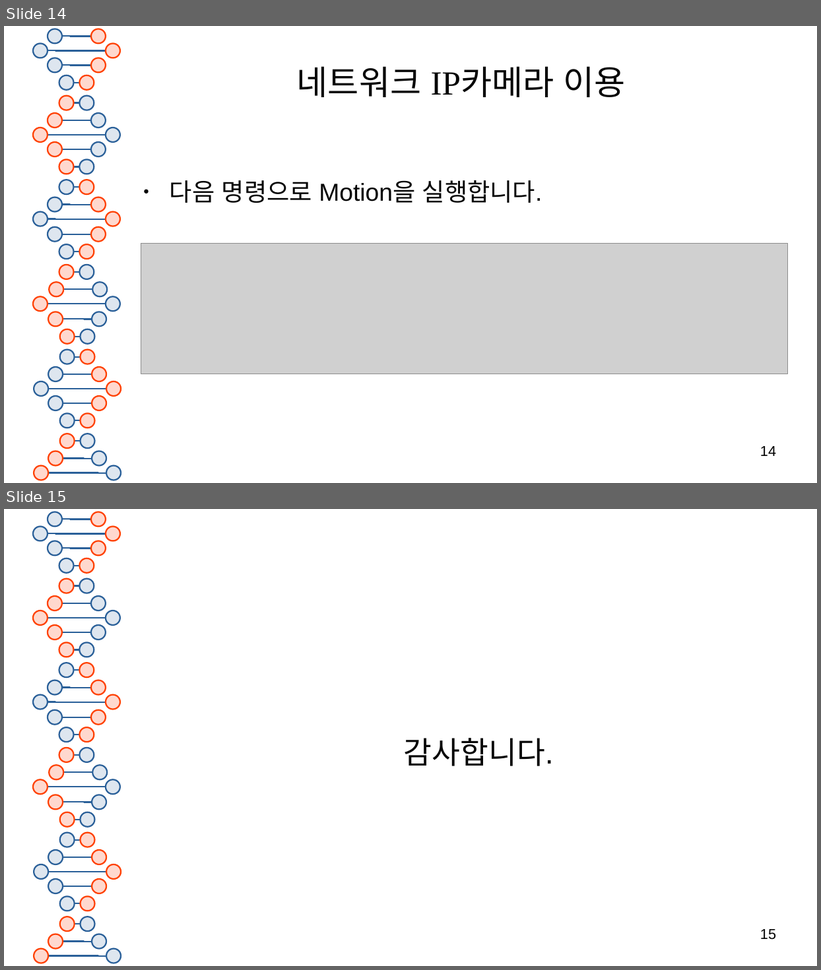
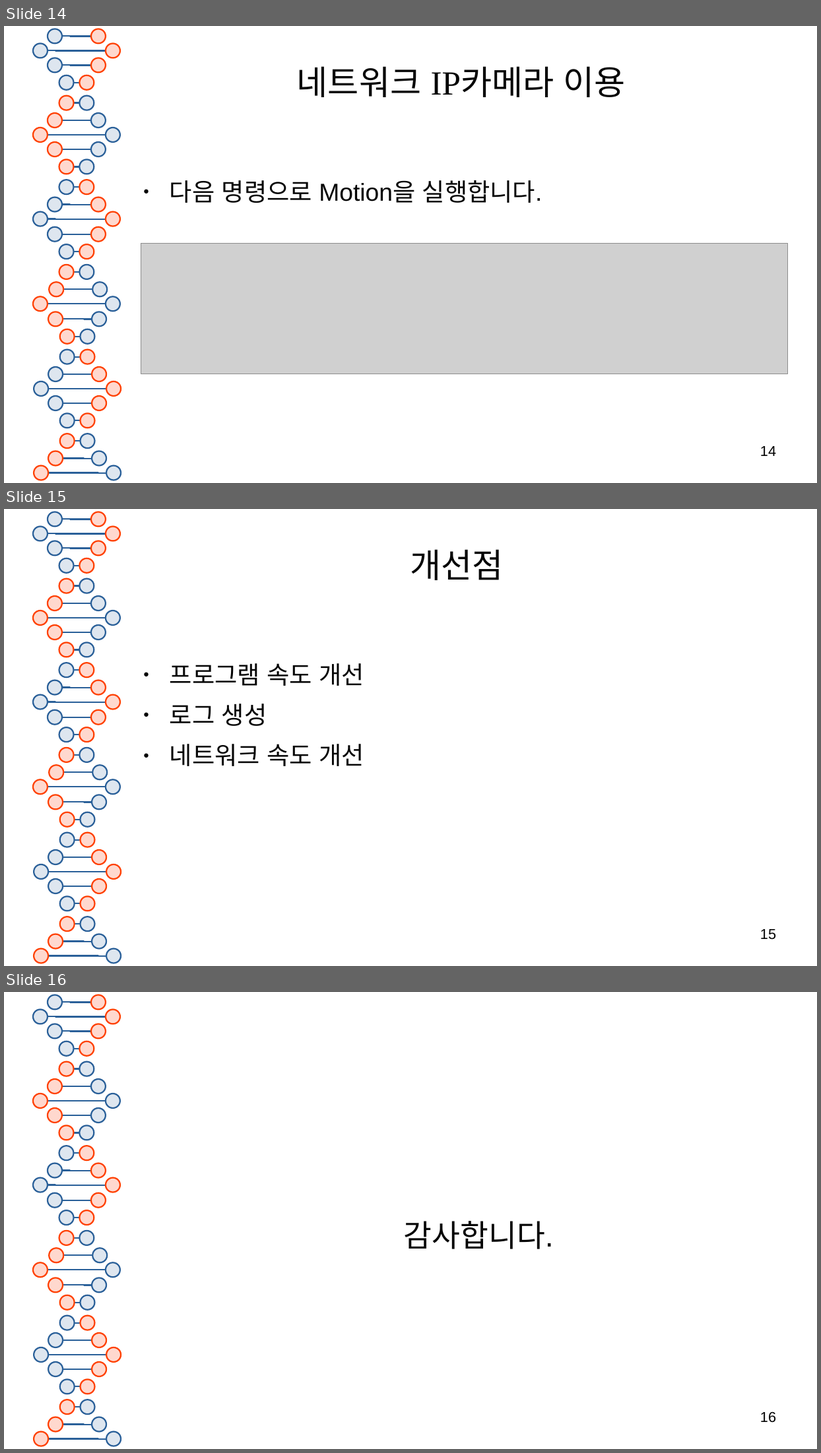
Before and after one commit to pskcci/intel-01, a slide deck: class01/mini-project/03_Choi&Song/minipro.odp. Shown one above the other, each under a label of ours: slides 14 and 15 before the commit, slides 14, 15 and 16 after it. The pictures are 821x970 and 821x1453 pixels, drawn with LibreOffice and Linux fonts; fonts in the diff are those of the drawing; grey boxes stand for pictures. Boxes give left, top, right and bottom in pixels: in the first picture for what was removed or moved away, otherwise in the second. Text is boxed around its words. In the diff, an @@ line names an element or a change of style, - is before the commit and + after.

```diff
--- a/class01/mini-project/03_Choi&Song/minipro.odp
+++ b/class01/mini-project/03_Choi&Song/minipro.odp
@@ slide 15 added at (4,509,817,966), background #FFFFFF; not listed: 81 template elements that a slide beside it also shows @@
@@ title added at (410,549,503,580), 33 pt, text #050505 @@
+개선점
@@ text added at (170,663,364,766), 24 pt, text #050505 @@
+● 프로그램 속도 개선
+● 로그 생성
+● 네트워크 속도 개선
@@ page number added at (760,929,776,940), 14 pt, text #000000 @@
+15
@@ what was slide 15 is now slide 16 @@
@@ page number at (760,1412,776,1423): text changed @@
-15
+16
```
Also in this commit, not shown: 1 slide changed.
